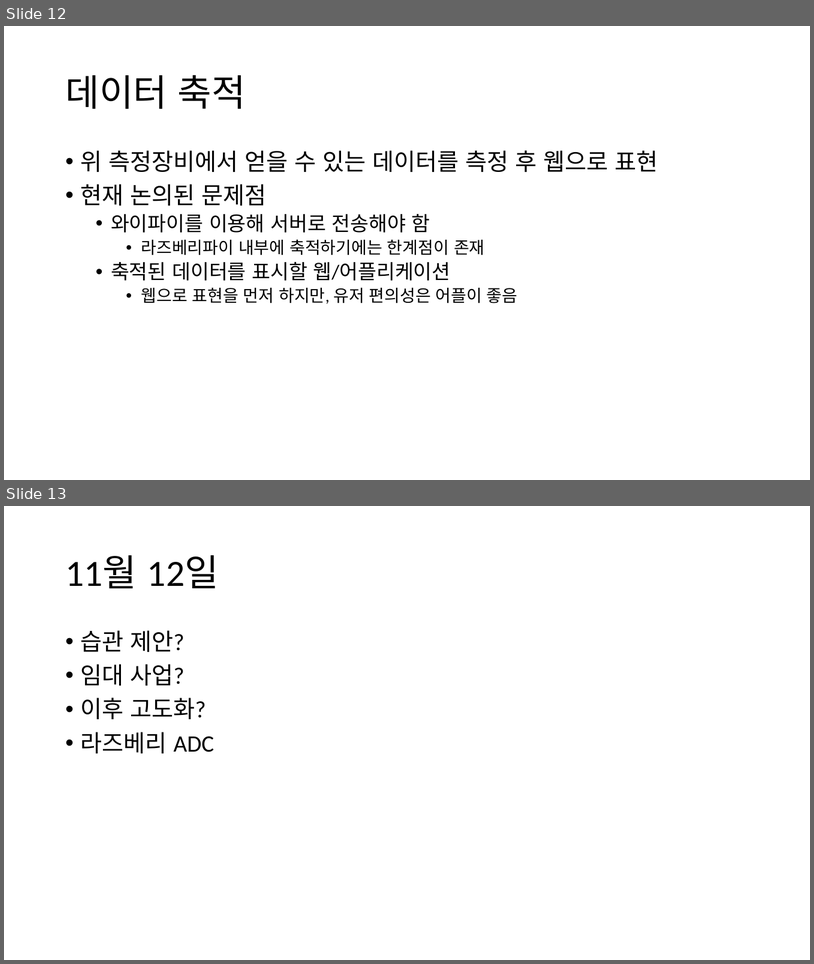
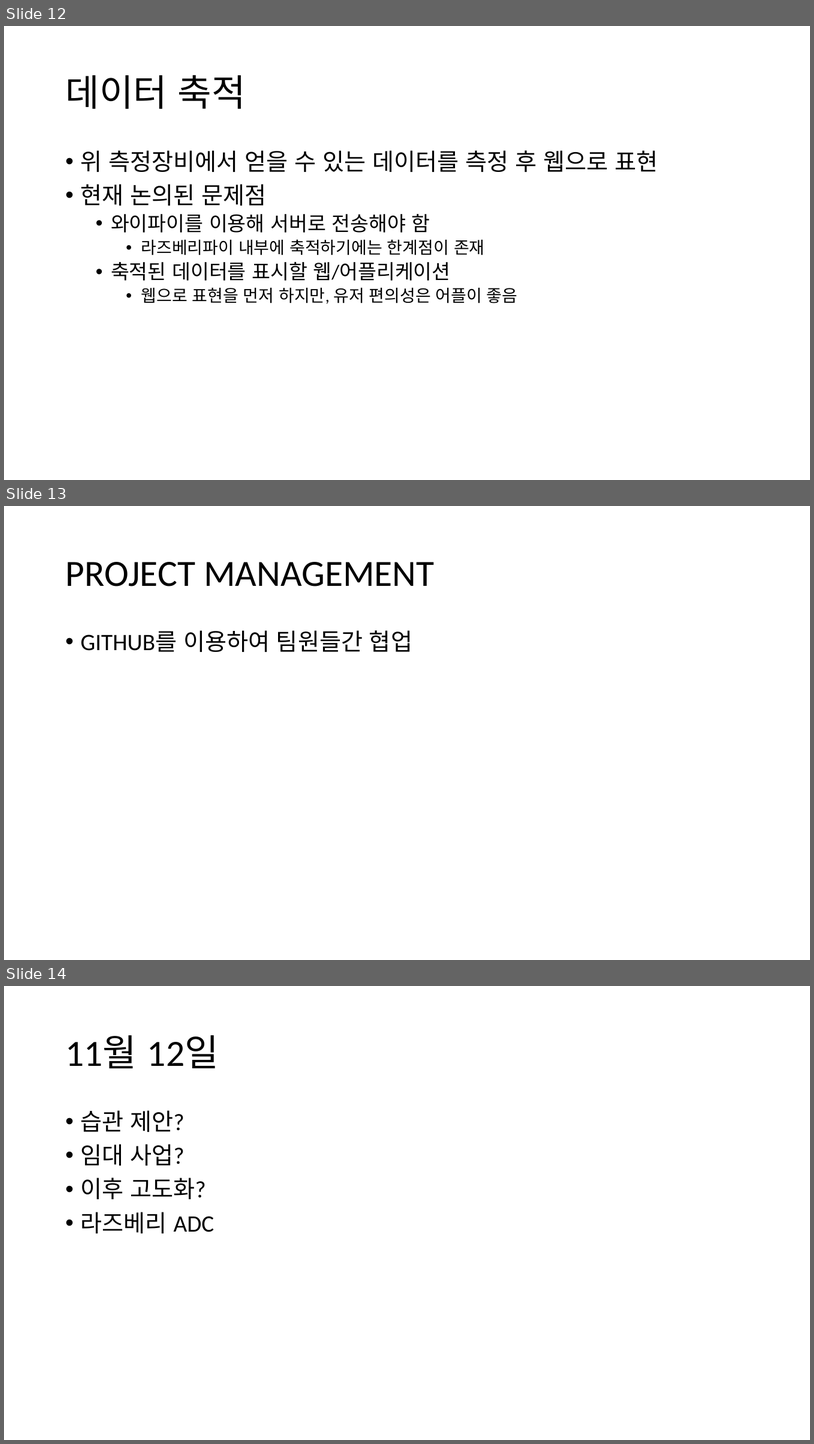
Before and after one commit to headring/Sleeptionary, a slide deck: Sleeping_Analysis.pptx. Shown one above the other, each under a label of ours: slides 12 and 13 before the commit, slides 12, 13 and 14 after it. The pictures are 814x964 and 814x1444 pixels, drawn with LibreOffice and Linux fonts; fonts in the diff are those of the drawing. Boxes give left, top, right and bottom in pixels: in the first picture for what was removed or moved away, otherwise in the second. Text is boxed around its words. In the diff, an @@ line names an element or a change of style, - is before the commit and + after.

```diff
--- a/Sleeping_Analysis.pptx
+++ b/Sleeping_Analysis.pptx
@@ slide 13 added at (4, 506, 810, 960), background #FFFFFF @@
@@ title added at (65, 562, 435, 586), 44 pt, text #000000 @@
+PROJECT MANAGEMENT
@@ text added at (81, 630, 413, 652), 28 pt, text #000000 @@
+• GITHUB를 이용하여 팀원들간 협업
@@ what was slide 13 is now slide 14 @@
```
Also in this commit, not shown: 6 slides changed, 1 other slide added, 1 slide removed.
